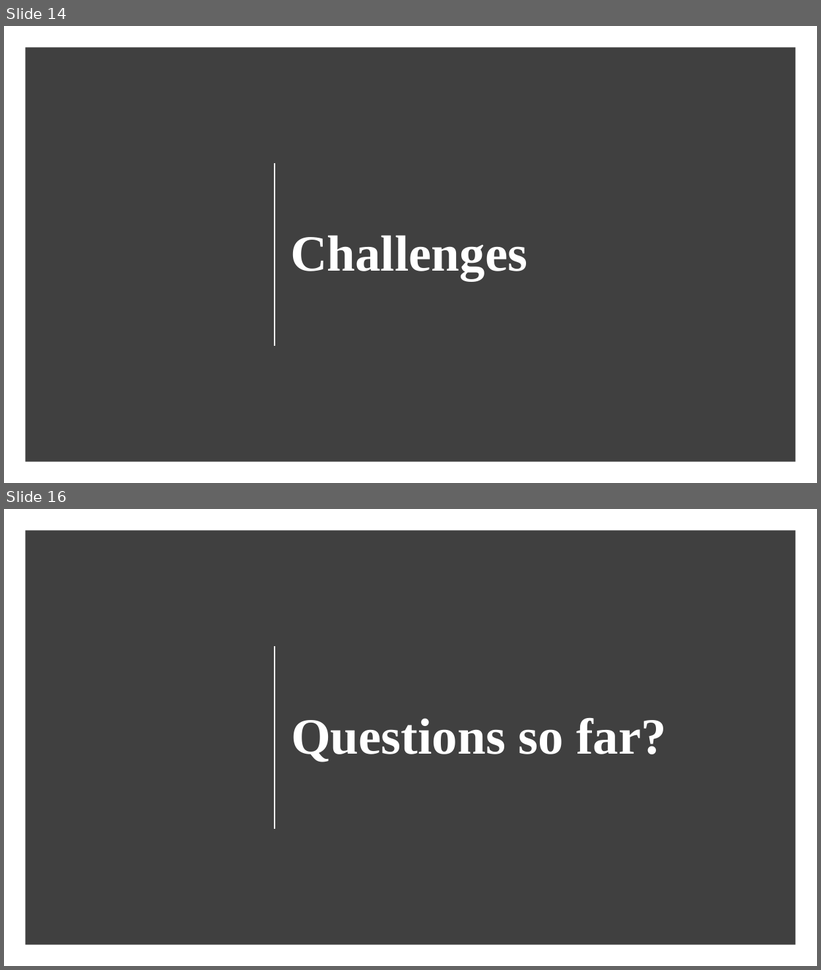
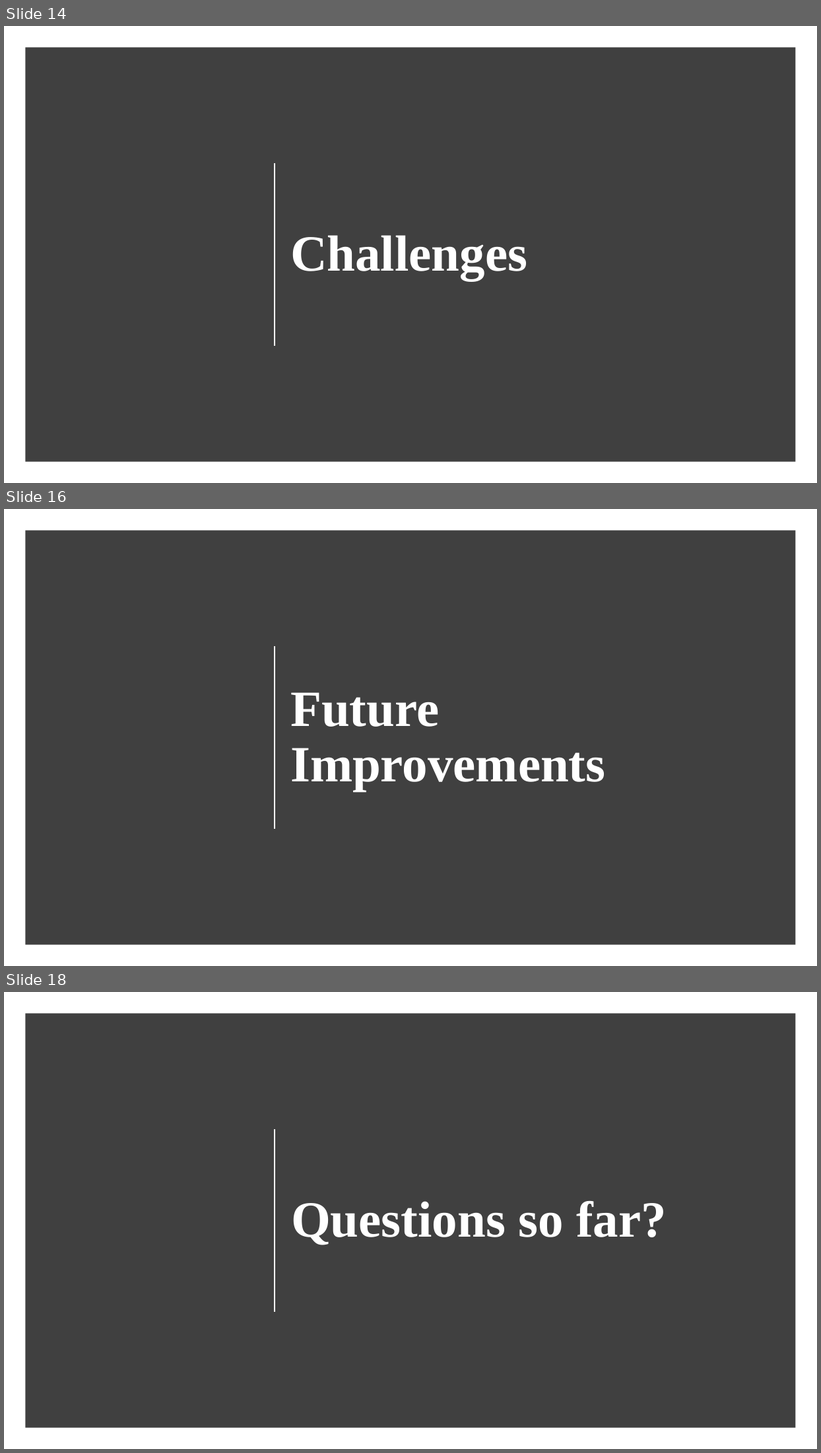
Before and after one commit to Computer-Girl/3308Project, a slide deck: LetsGo.pptx. Shown one above the other, each under a label of ours: slides 14 and 16 before the commit, slides 14, 16 and 18 after it; the slides between them are not shown. The pictures are 821x970 and 821x1453 pixels, drawn with LibreOffice and Linux fonts; fonts in the diff are those of the drawing. Boxes give left, top, right and bottom in pixels: in the first picture for what was removed or moved away, otherwise in the second. Text is boxed around its words. In the diff, an @@ line names an element or a change of style, - is before the commit and + after.

```diff
--- a/LetsGo.pptx
+++ b/LetsGo.pptx
@@ slide 16 added at (x1=4, y1=509, x2=817, y2=966), background #FFFFFF @@
@@ rectangle added at (x1=25, y1=530, x2=796, y2=945), fill #404040 @@
@@ line added from (275, 646) to (275, 829), #FFFFFF 1.5 pt @@
@@ title added at (x1=290, y1=692, x2=606, y2=791), 60 pt, text #FFFFFF, bold @@
+Future Improvements
@@ what was slide 16 is now slide 18 @@
```
Also in this commit, not shown: 6 slides changed, 1 other slide added.
